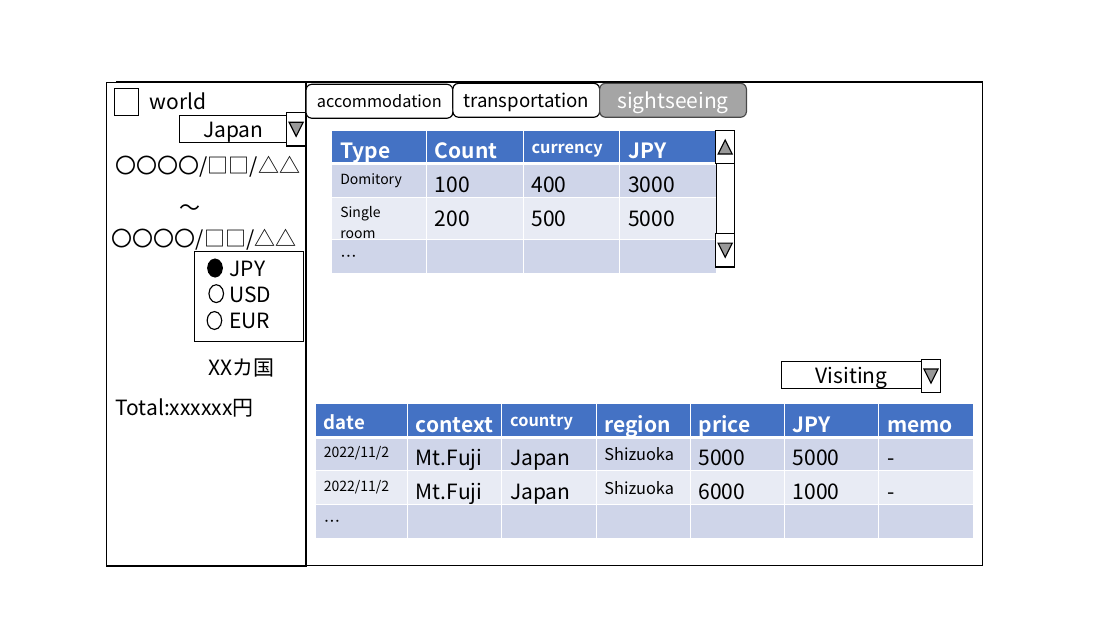
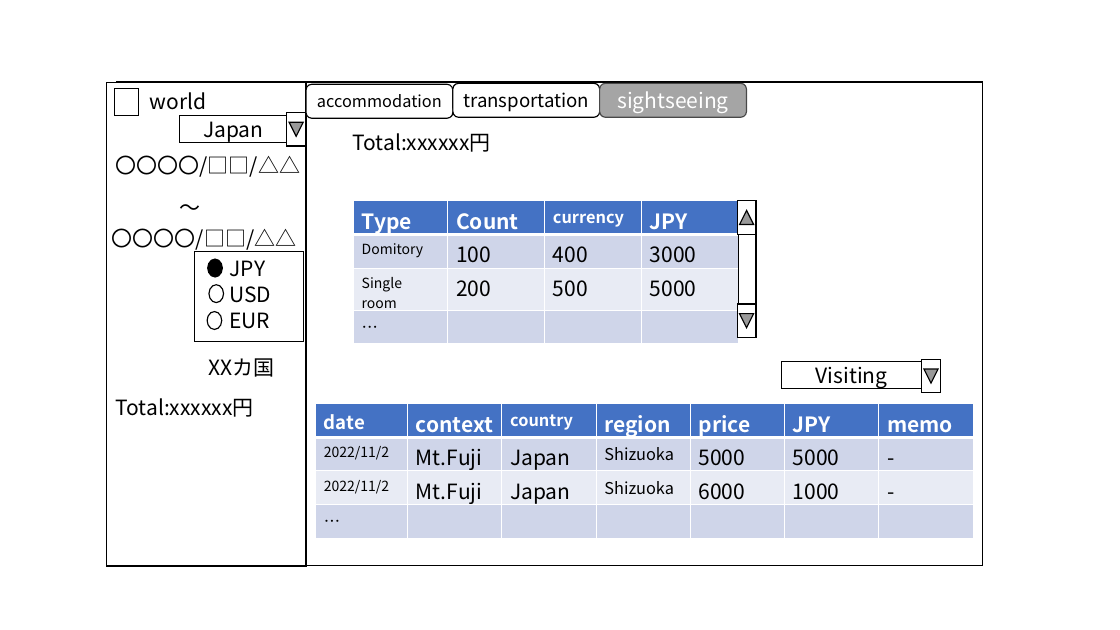
Before and after one commit to yomai-hiyashidewa/WorldTravelingLogger, a slide deck: slide 5 of models/UI.pptx. Drawn at 1120x630 pixels with LibreOffice and Linux fonts; fonts in the diff are those of the drawing. Boxes give left, top, right and bottom in pixels: in the first picture for what was removed or moved away, otherwise in the second. Text is boxed around its words. In the diff, an @@ line names an element or a change of style, - is before the commit and + after.

```diff
--- a/models/UI.pptx
+++ b/models/UI.pptx
@@ text added at [353,133,491,152], 18 pt, text #000000 @@
+Total:xxxxxx円
@@ 2 action button back previouses, 1 table, 1 rectangle: place and size @@
-2 action button back previouses, 1 table, 1 rectangle at [332,130,734,267]
+2 action button back previouses, 1 table, 1 rectangle at [354,201,756,338]
```
Also in this commit, not shown: 3 other slides changed, 7 other files.
